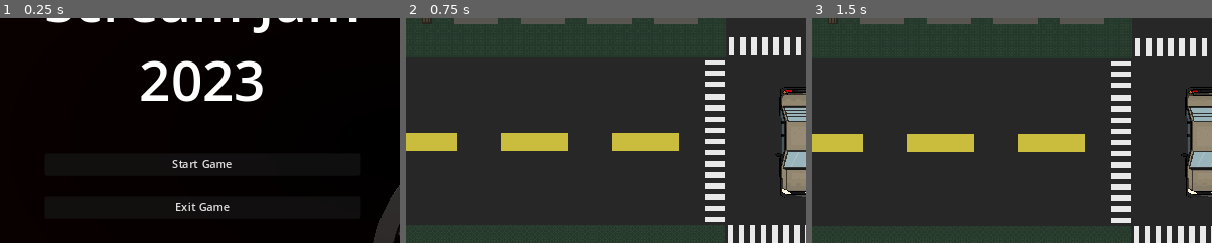
Above: before the commit, frames 1-3 (left to right).
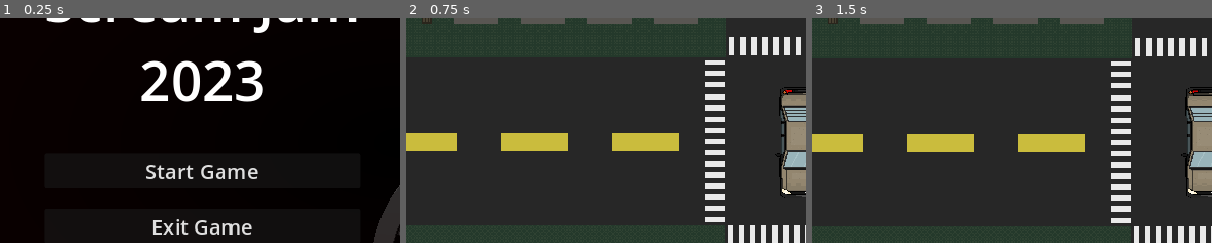
Above: after the commit, the same moments.

Repository: LeBulldoge/torqueterror
Game: Godot game, scene res://ui/main_menu.tscn
Same seed, same stepped clock (60 frames per second), same inputs: the game is played once before the commit and once after it. The engine's default icon, where the game draws it, is replaced by a stand-in: a white triangle on a blue panel in a dark square.
Inputs:
- Up to frame 1 (0.25 s): no input
- Up to frame 2 (0.75 s): click "Start Game" at 0.5 s
- Up to frame 3 (1.5 s): tap Enter at 1.25 s; hold D (steer_right) from 1.28 s (still down); tap S (decelerate) at 1.35 s
The pictures show only the part of the screen within x 0-50%, y 22-72%; the shares and areas given below are measured in that part.

The runs differ from the first frame. In frame 1, 2.1% of the frame differs, in the area x 36-65%, y 63-97%; in frame 2, nothing differs; in frame 3, nothing differs.

Commit message:
Bigger menu button fonts

Diff:
--- a/ui/main_menu.tscn
+++ b/ui/main_menu.tscn
@@ -102,10 +102,12 @@
 
 [node name="StartButton" type="Button" parent="MarginContainer/VBoxContainer/Menu"]
 layout_mode = 2
+theme_override_font_sizes/font_size = 30
 text = "Start Game"
 
 [node name="ExitButton" type="Button" parent="MarginContainer/VBoxContainer/Menu"]
 layout_mode = 2
+theme_override_font_sizes/font_size = 30
 text = "Exit Game"
 
 [connection signal="pressed" from="MarginContainer/VBoxContainer/Menu/StartButton" to="." method="_on_start_button_pressed"]
